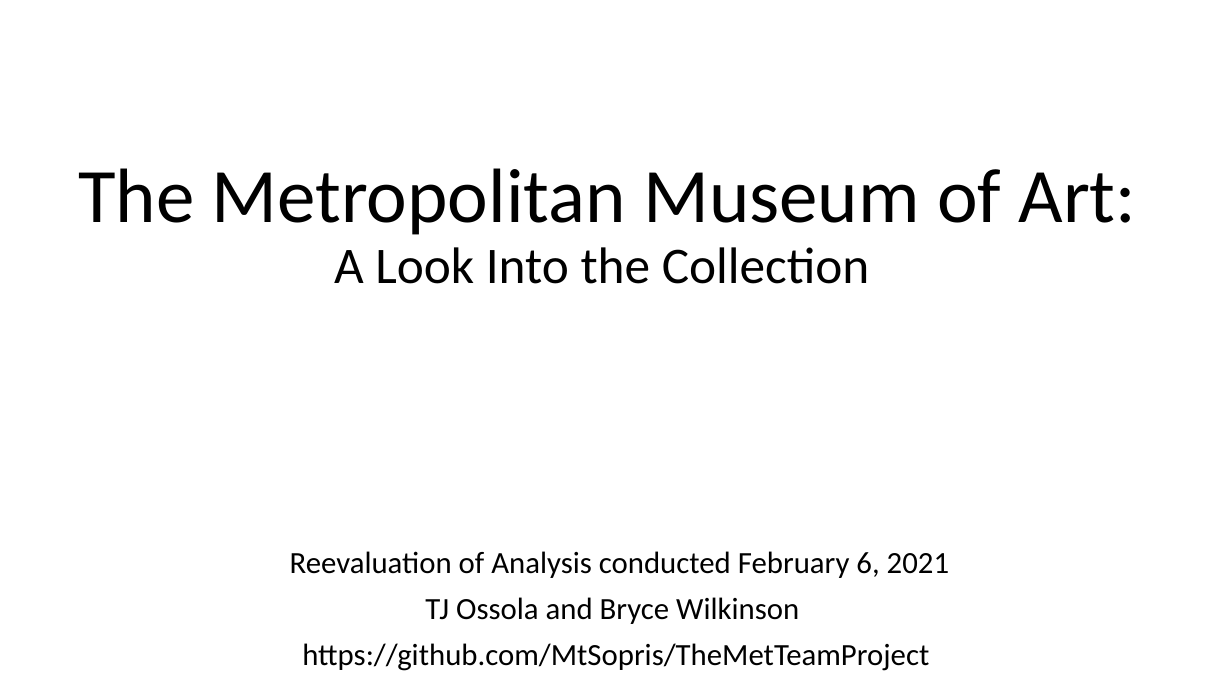
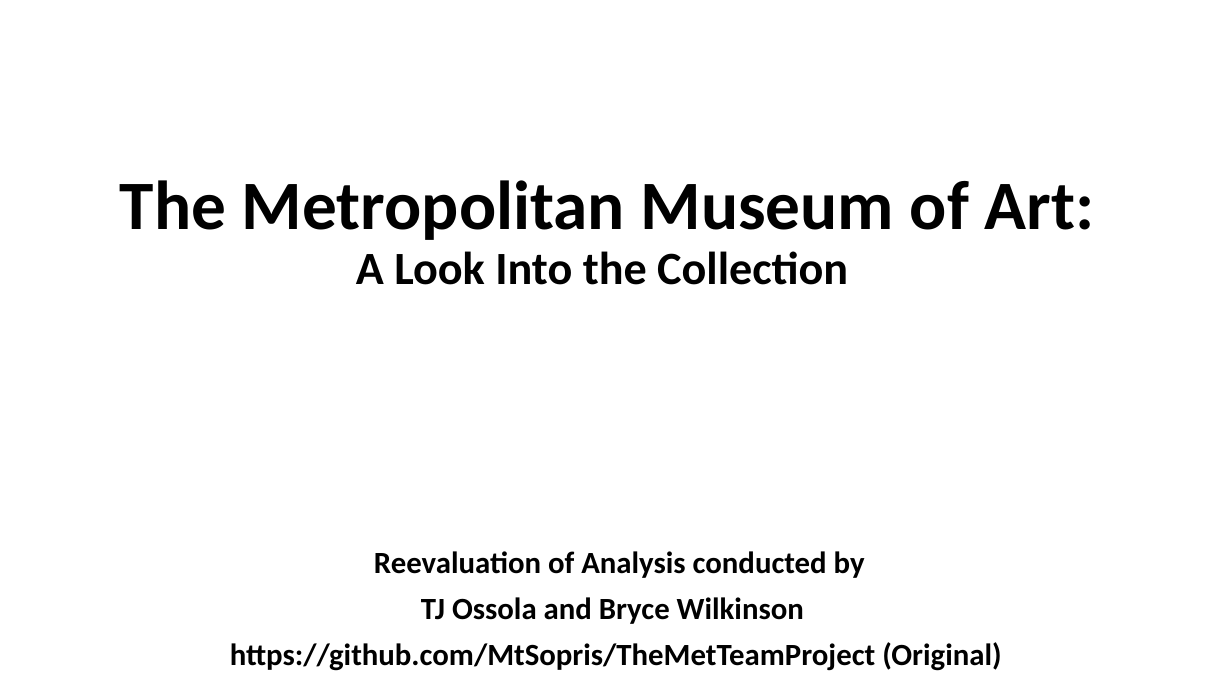
Before and after one commit to MtSopris/ProjectMet2, a slide deck: slide 1 of Analysis of th MET.pptx. Drawn at 1232x693 pixels with LibreOffice and Linux fonts; fonts in the diff are those of the drawing; background and template pictures are left out. Boxes give left, top, right and bottom in pixels: in the first picture for what was removed or moved away, otherwise in the second. Text is boxed around its words. In the diff, an @@ line names an element or a change of style, - is before the commit and + after.

```diff
--- a/Analysis of th MET.pptx
+++ b/Analysis of th MET.pptx
@@ title "The Metropolitan Museum of Art: ..." at (x1=120, y1=180, x2=1095, y2=285): size 60 to 54 pt in "The Metropolitan Museum of Art:"; size 40 to 36 pt in "A Look Into the Collection"; bold on @@
@@ subtitle at (x1=374, y1=551, x2=865, y2=578): text changed; bold on @@
-Reevaluation of Analysis conducted February 6, 2021
+Reevaluation of Analysis conducted by
@@ subtitle at (x1=421, y1=597, x2=804, y2=624): bold on in "TJ Ossola and Bryce Wilkinson" @@
@@ subtitle at (x1=230, y1=642, x2=1001, y2=671): text changed; bold on @@
-https://github.com/MtSopris/TheMetTeamProject
+https://github.com/MtSopris/TheMetTeamProject (Original)
```
Also in this commit, not shown: 7 other slides changed, 2 slides added, 3 slides removed, 9 other files.
